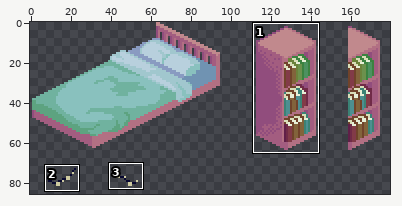
One commit to this pixel-art file: Wooft/Assets/Sprites/Wooft_Isometric_Tiles_BaseBedroom.aseprite. The picture above shows the old version from afar; the outline marks the close-up.
Close-up. Old version:
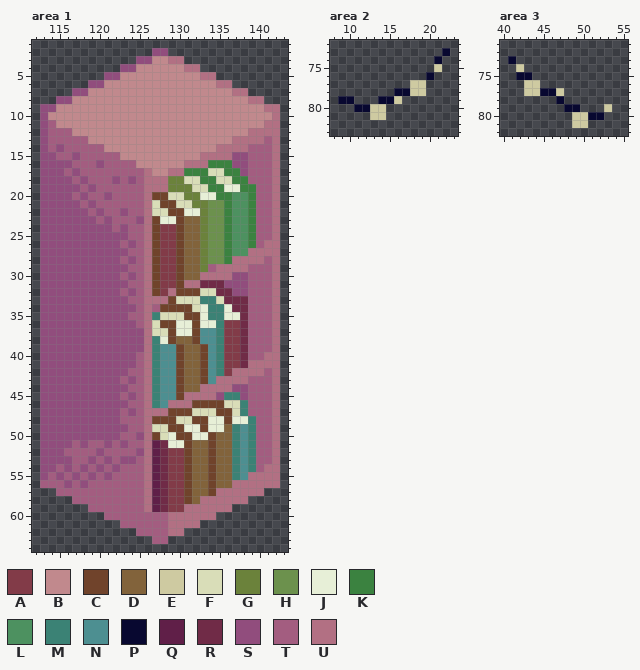
256x256 pixels, 1 frame. Shown: area 1: x 112..143, y 1..64; area 2: x 8..23, y 72..83; area 3: x 40..55, y 71..82. The wide view leaves out empty margins. The commit also changed other parts of the picture, which this record leaves out.
Visible layers, top first: "Color #2", "Color".
Palette (. is transparent): A #823b48  B #c1898d  C #70432b  D #82633b  E #cecaa1  F #d9ddb8  G #6b823b  H #6c914d  J #e7efd7  K #3b8240  L #4d9160  M #3b8275  N #4d8f91  P #080830  Q #601f48  R #702b47  S #914d7d  T #a35d80  U #b27083
Pixels before, area 1, first column x 113:
 2 ..............SS..............
 3 ............SSBBUU............
 4 ..........SSBBBBBBUU..........
 5 ........SSBBBBBBBBBBUU........
 6 ......SSBBBBBBBBBBBBBBUU......
 7 ....SSBBBBBBBBBBBBBBBBBBUU....
 8 ..SSBBBBBBBBBBBBBBBBBBBBBBUU..
 9 SSBBBBBBBBBBBBBBBBBBBBBBBBBBUU
10 SBBBBBBBBBBBBBBBBBBBBBBBBBBBBU
11 STBBBBBBBBBBBBBBBBBBBBBBBBBBUU
12 STTTBBBBBBBBBBBBBBBBBBBBBBUUUU
13 STTTTTBBBBBBBBBBBBBBBBBBUUUUTU
14 STSTTTTTBBBBBBBBBBBBBBUUUUTTTU
15 SSTTSTTTTTBBBBBBBBBBUUUUSSTTTU
16 SSSSTTTSTTTTBBBBBBUUUKKKSSTTTU
17 SSSTSTTTTTTTTUBBUUKKKFFKKSTTTU
18 SSSSTSTTTSTSTUUUGGFFKKFFKKTTTU
19 SSSSSTSTTTTTTUUUGGGFFKKJJKKTTU
20 SSSSTSTTSTTTTUCCFFGGJJKKLLKTTU
21 SSSSSTSTTTTTTUFCCFFGGHHKLLKTTU
22 SSSSSSTSTTSTTUFFCCJJGHHKLLKTTU
23 SSSSSSSTSTTTSUCJJCDDGHHKLLKTTU
24 SSSSSSSSSTSTTUCAACDDGHHKLLKTTU
25 SSSSSSSSSSSTTUCAACDDGHHKLLKTTU
26 SSSSSSSSSSTSTUCAACDDGHHKLLKTUU
27 SSSSSSSSSSSTTUCAACDDGHHKLLUUUU
28 SSSSSSSSSSTSTUCAACDDGHHKUUUUTU
29 SSSSSSSSSSSTTUCAACDDGTUUUUTTTU
30 SSSSSSSSSSTSTUCAACDDUUUUSSTTTU
31 SSSSSSSSSSSTTUCAACUURRRSSSTTTU
32 SSSSSSSSSSTSTUCAUCCCFFRRSSTTTU
33 SSSSSSSSSSSTTUUUCFFFMMFRRRTTTU
34 SSSSSSSSSSSSTUTCCCCFJMMJRRTTTU
35 SSSSSSSSSSSTTUMFFFCCJMMJJRTTTU
36 SSSSSSSSSSSSTUFCCJJCJJMAARTTTU
37 SSSSSSSSSSSSSUFFCJJCNNMAARTTTU
38 SSSSSSSSSSSSSUMJCDDCNNMAARTTTU
39 SSSSSSSSSSSSSUMNNCDDCNMAARTTTU
40 SSSSSSSSSSSSTUMNNCDDCNMAARTTUU
41 SSSSSSSSSSSSTUMNNCDDCNMAARUUUU
42 SSSSSSSSSSSTTUMNNCDDCNMAUUUUTU
43 SSSSSSSSSSTSTUMNNCDDCNUUUUTTTU
44 SSSSSSSSSSSTTUMNNCDDUUUUSSTTTU
45 SSSSSSSSSSTSTUMNNCUUUUSMMSTTTU
46 SSSSSSSSSSSTTUMNUUUCCCCFFMTTTU
47 SSSSSSSSSSTSTUUUCCCFFFCCFMTTTU
48 SSSSSSSSSSTTTUCCCFFCCJJCJJMTTU
49 SSSSSSSSSSSTTUFFCCJJCJJDMNMTTU
50 SSSSSSSSSSTTSUCFJCCJJCDDMNMTTU
51 SSSSTSTTSTSTTUQRJJCDDCDDMNMTTU
52 SSSTTTTSTTTTSUQRAACDDCDDMNMTTU
53 SSSSTTSTSTSSTUQRAACDDCDDMNMTTU
54 SSTSTSTSTSTTTUQRAACDDCDDMNMTUU
55 STSTSTSTSTTTTUQRAACDDCDDMNUUUU
56 TTTSTSTTTTTTTUQRAACDDCDDUUUUUU
57 ..TTTTTTTTTTTUQRAACDDCUUUUUU..
58 ....TTTTTTTTTUQRAACDUUUUUU....
59 ......TTTTTTTUQRAAUUUUUU......
60 ........TTTTTTTTUUUUUU........
61 ..........TTTTTTUUUU..........
62 ............TTTTUU............
63 ..............TT..............
Pixels before, area 2, first column x 9:
73 .............P
74 ............P.
75 ............E.
76 ...........P..
77 .........EE...
78 .......PPEE...
79 PP...PPE......
80 ..PPEE........
81 ....EE........
Pixels before, area 3, first column x 41:
73 P............
74 .E...........
75 .PP..........
76 ..EE.........
77 ..EEPPE......
78 ......P......
79 .......PP...E
80 ........EEPP.
81 ........EE...
And afterwards:
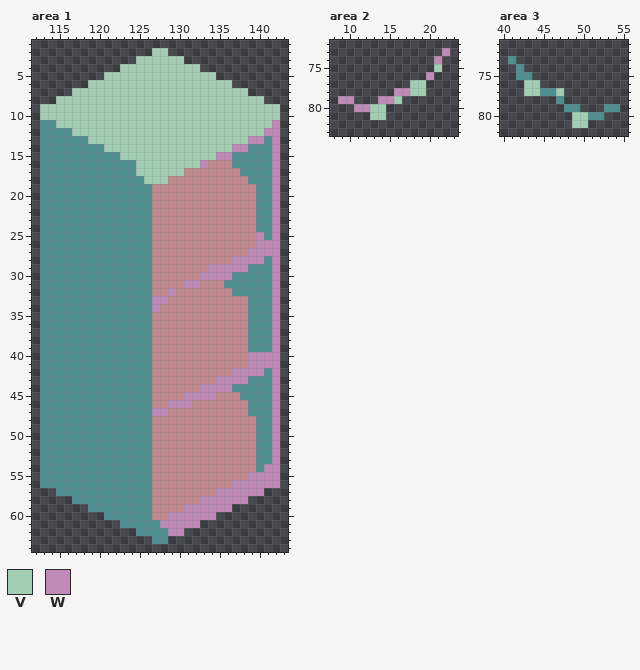
Colours new in this view: V #a1ceb3  W #c189b7
The edit:
layer "Normal" now shown
layer "Color #2" removed
Changed rows in their new state; - is an unchanged pixel.
Area 1, layer "Normal":
first column x 113:
 2 --------------VV--------------
 3 ------------VVVVVV------------
 4 ----------VVVVVVVVVV----------
 5 --------VVVVVVVVVVVVVV--------
 6 ------VVVVVVVVVVVVVVVVVV------
 7 ----VVVVVVVVVVVVVVVVVVVVVV----
 8 --VVVVVVVVVVVVVVVVVVVVVVVVVV--
 9 VVVVVVVVVVVVVVVVVVVVVVVVVVVVVV
10 VVVVVVVVVVVVVVVVVVVVVVVVVVVVVV
11 NNVVVVVVVVVVVVVVVVVVVVVVVVVVVW
12 NNNNVVVVVVVVVVVVVVVVVVVVVVVVWW
13 NNNNNNVVVVVVVVVVVVVVVVVVVVWWNW
14 NNNNNNNNVVVVVVVVVVVVVVVVWWNNNW
15 NNNNNNNNNNVVVVVVVVVVVVWWNNNNNW
16 NNNNNNNNNNNNVVVVVVVVWBBBNNNNNW
17 NNNNNNNNNNNNVVVVVVBBBBBBBNNNNW
18 NNNNNNNNNNNNNVVVBBBBBBBBBBNNNW
19 NNNNNNNNNNNNNNBBBBBBBBBBBBBNNW
20 NNNNNNNNNNNNNNBBBBBBBBBBBBBNNW
21 NNNNNNNNNNNNNNBBBBBBBBBBBBBNNW
22 NNNNNNNNNNNNNNBBBBBBBBBBBBBNNW
23 NNNNNNNNNNNNNNBBBBBBBBBBBBBNNW
24 NNNNNNNNNNNNNNBBBBBBBBBBBBBNNW
25 NNNNNNNNNNNNNNBBBBBBBBBBBBBWNW
26 NNNNNNNNNNNNNNBBBBBBBBBBBBBWWW
27 NNNNNNNNNNNNNNBBBBBBBBBBBBWWWW
28 NNNNNNNNNNNNNNBBBBBBBBBBWWWWNW
29 NNNNNNNNNNNNNNBBBBBBBWWWWWNNNW
30 NNNNNNNNNNNNNNBBBBBBWWWWNNNNNW
31 NNNNNNNNNNNNNNBBBBWWBBBNNNNNNW
32 NNNNNNNNNNNNNNBBWBBBBBBBNNNNNW
33 NNNNNNNNNNNNNNWWBBBBBBBBBBNNNW
34 NNNNNNNNNNNNNNWBBBBBBBBBBBNNNW
35 NNNNNNNNNNNNNNBBBBBBBBBBBBNNNW
36 NNNNNNNNNNNNNNBBBBBBBBBBBBNNNW
37 NNNNNNNNNNNNNNBBBBBBBBBBBBNNNW
38 NNNNNNNNNNNNNNBBBBBBBBBBBBNNNW
39 NNNNNNNNNNNNNNBBBBBBBBBBBBNNNW
40 NNNNNNNNNNNNNNBBBBBBBBBBBBWWWW
41 NNNNNNNNNNNNNNBBBBBBBBBBBBWWWW
42 NNNNNNNNNNNNNNBBBBBBBBBBWWWWNW
43 NNNNNNNNNNNNNNBBBBBBBBWWWWNNNW
44 NNNNNNNNNNNNNNBBBBBBWWWWNNNNNW
45 NNNNNNNNNNNNNNBBBBWWWWBBBNNNNW
46 NNNNNNNNNNNNNNBBWWWBBBBBBBNNNW
47 NNNNNNNNNNNNNNWWBBBBBBBBBBNNNW
48 NNNNNNNNNNNNNNBBBBBBBBBBBBBNNW
49 NNNNNNNNNNNNNNBBBBBBBBBBBBBNNW
50 NNNNNNNNNNNNNNBBBBBBBBBBBBBNNW
51 NNNNNNNNNNNNNNBBBBBBBBBBBBBNNW
52 NNNNNNNNNNNNNNBBBBBBBBBBBBBNNW
53 NNNNNNNNNNNNNNBBBBBBBBBBBBBNNW
54 NNNNNNNNNNNNNNBBBBBBBBBBBBBNWW
55 NNNNNNNNNNNNNNBBBBBBBBBBBBWWWW
56 NNNNNNNNNNNNNNBBBBBBBBBBWWWWWW
57 --NNNNNNNNNNNNBBBBBBBBWWWWWW--
58 ----NNNNNNNNNNBBBBBBWWWWWW----
59 ------NNNNNNNNBBBBWWWWWW------
60 --------NNNNNNBBWWWWWW--------
61 ----------NNNNNWWWWW----------
62 ------------NNNNWW------------
63 --------------NN--------------
Area 2, layer "Normal":
first column x 9:
73 -------------W
74 ------------W-
75 ------------V-
76 -----------W--
77 ---------VV---
78 -------WWVV---
79 WW---WWV------
80 --WWVV--------
81 ----VV--------
Area 3, layer "Normal":
first column x 41:
73 N-------------
74 -N------------
75 -NN-----------
76 --VV----------
77 --VVNNV-------
78 ------N-------
79 -------NN---NN
80 --------VVNN--
81 --------VV----
Where, in picture pixels (left, top, right, bottom), the same in both close-ups:
changed: (40, 48, 280, 544)
changed: (338, 48, 450, 120)
changed: (508, 56, 620, 128)
